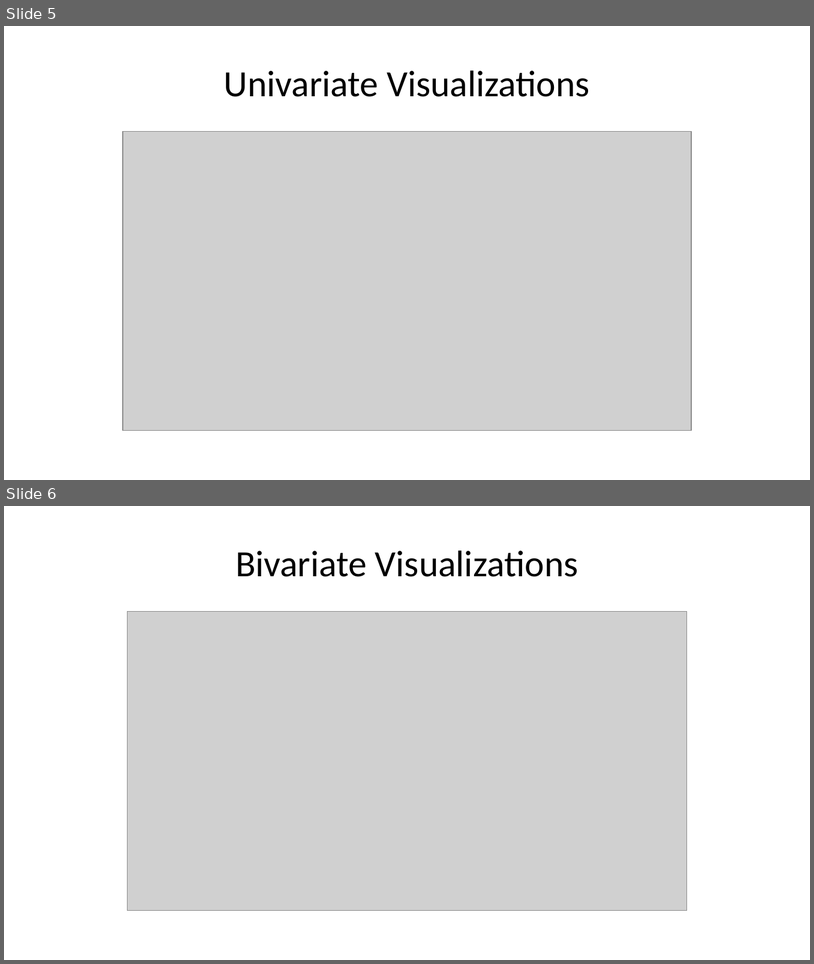
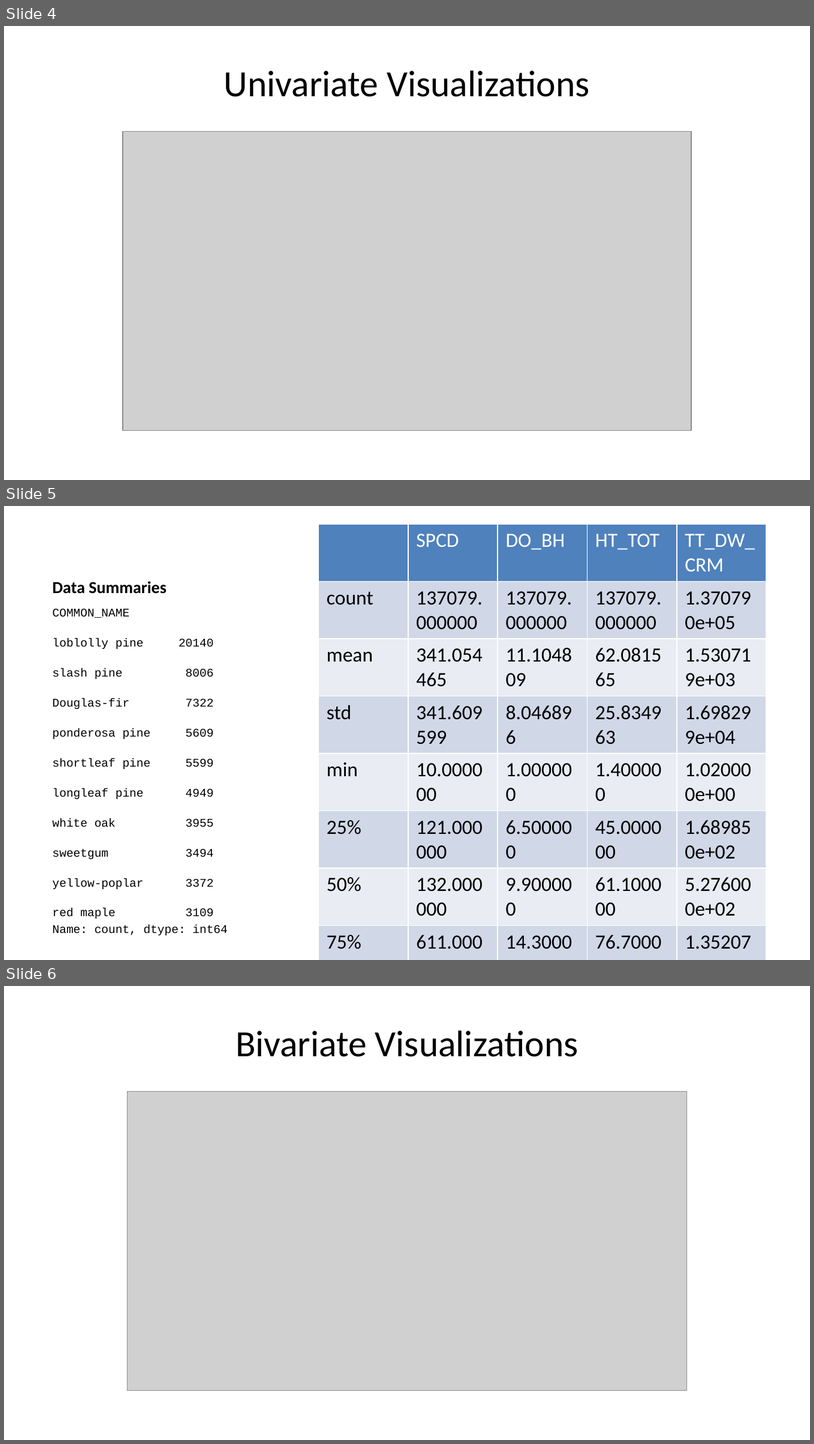
Before and after one commit to deancallahan25/Redwood-Analytics-Portfolio, a slide deck: Project-3/individual-models/data/presentation.pptx. Shown one above the other, each under a label of ours: slides 5 and 6 before the commit, slides 4, 5 and 6 after it. The pictures are 814x964 and 814x1444 pixels, drawn with LibreOffice and Linux fonts; fonts in the diff are those of the drawing; grey boxes stand for pictures. Boxes give left, top, right and bottom in pixels: in the first picture for what was removed or moved away, otherwise in the second. Text is boxed around its words. In the diff, an @@ line names an element or a change of style, - is before the commit and + after.

```diff
--- a/Project-3/individual-models/data/presentation.pptx
+++ b/Project-3/individual-models/data/presentation.pptx
@@ slide 5 added at bbox=[4, 506, 810, 960], background #FFFFFF @@
@@ table added at bbox=[318, 524, 766, 951], 9 rows, 5 columns @@
+ | SPCD | DO_BH | HT_TOT | TT_DW_CRM
+count | 137079.000000 | 137079.000000 | 137079.000000 | 1.370790e+05
+mean | 341.054465 | 11.104809 | 62.081565 | 1.530719e+03
+std | 341.609599 | 8.046896 | 25.834963 | 1.698299e+04
+min | 10.000000 | 1.000000 | 1.400000 | 1.020000e+00
+25% | 121.000000 | 6.500000 | 45.000000 | 1.689850e+02
+50% | 132.000000 | 9.900000 | 61.100000 | 5.276000e+02
+75% | 611.000000 | 14.300000 | 76.700000 | 1.352070e+03
+max | 8768.000000 | 334.900000 | 379.300000 | 1.385886e+06
@@ title added at bbox=[53, 581, 167, 594], 15 pt, text #000000, bold @@
+Data Summaries
@@ text added at bbox=[53, 609, 227, 935], 10.5 pt, text #000000 @@
+COMMON_NAME
+loblolly pine 20140
+slash pine 8006
+Douglas-fir 7322
+ponderosa pine 5609
+shortleaf pine 5599
+longleaf pine 4949
+white oak 3955
+sweetgum 3494
+yellow-poplar 3372
+red maple 3109
+Name: count, dtype: int64
@@ what was slide 5 is now slide 4 @@
```
Also in this commit, not shown: 1 slide changed, 2 other slides added, 2 slides removed, 1 other file.
